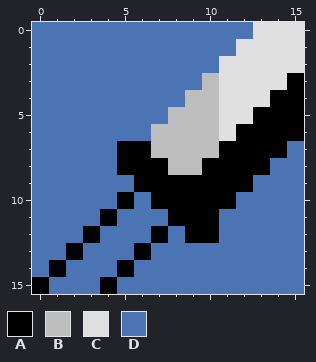
A pixel-art file gets an edit: Assets/Art/UI/Icons/Item Icons/Equipment/Weapons/Sword/Icon_Sword_Blue.aseprite. That is the earlier state.
16x16 pixels, 1 frame.
Visible layers, top first: "Image", "Shadow", "Background".
Palette (. is transparent): A #000000  B #bdbdbd  C #e0e0e0  D #4a74b3
Pixels before, first column x 0:
 0 DDDDDDDDDDDDDCCC
 1 DDDDDDDDDDDDCCCC
 2 DDDDDDDDDDDCCCCC
 3 DDDDDDDDDDBCCCCA
 4 DDDDDDDDDBBCCCAA
 5 DDDDDDDDBBBCCAAA
 6 DDDDDDDBBBBCAAAA
 7 DDDDDAABBBBAAAAD
 8 DDDDDAAABBAAAADD
 9 DDDDDDAAAAAAADDD
10 DDDDDADAAAAADDDD
11 DDDDADDDAAADDDDD
12 DDDADDDADAADDDDD
13 DDADDDADDDDDDDDD
14 DADDDADDDDDDDDDD
15 ADDDADDDDDDDDDDD
Now the later version:
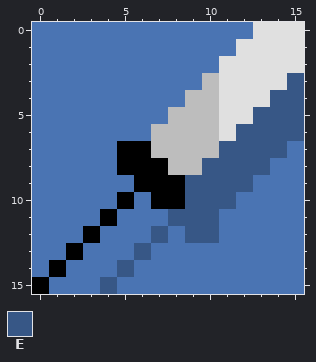
Colours new in this view: E #375786
The author wrote: Updated All Item Icons Adjusted Shadow Color
Edits made:
The author changed colour A to colour E in row 3 at x 15; in row 4 at x 14 to 15; in row 5 at x 13 to 15; in row 6 at x 12 to 15; in row 7 at x 11 to 14; in row 8 at x 10 to 13.
The author changed colour A to colour E in row 9 at x 9 to 12; in row 10 at x 9 to 11; in row 11 at x 8 to 10; in row 12 at x 7 and 9 to 10; in row 13 at x 6; in row 14 at x 5.
The author changed colour A to colour E in row 15 at x 4.
Boxes around the changes in both pictures, in picture pixels (x1, y1, x2, y2):
changed: (100, 73, 304, 294)
